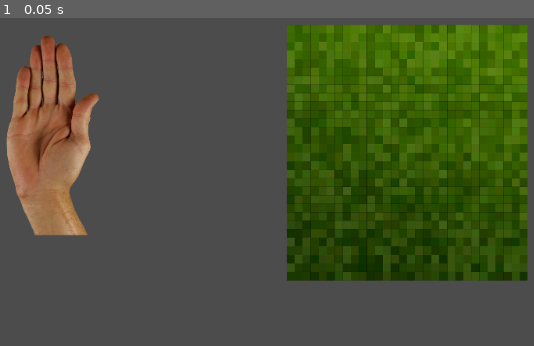
Above: before the commit, frame 1.
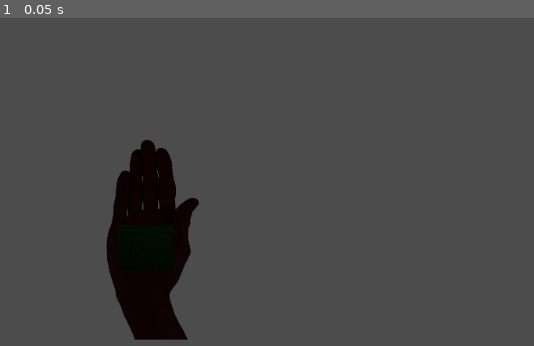
Above: after the commit, the same moment.

Repository: AGarciaNY/impossible_five_game_jam2023
Game: Godot game, scene res://Hand.tscn
Same seed, same stepped clock (60 frames per second), same inputs: the game is played once before the commit and once after it. Before the commit the project has no main scene; this scene is started directly in both runs.
Inputs:
- Up to frame 1 (0.05 s): no input

The runs differ from the first frame. In frame 1, 49% of the frame differs, in the area x 1-99%, y 2-99%.

Commit message:
added food assest and did some particles

Diff:
--- a/Hand.tscn
+++ b/Hand.tscn
@@ -1,54 +1,28 @@
-[gd_scene load_steps=9 format=2]
+[gd_scene load_steps=7 format=2]
 
 [ext_resource path="res://jam assets/art/dark-green.png" type="Texture" id=1]
 [ext_resource path="res://jam assets/art/hand.png" type="Texture" id=2]
 
-[sub_resource type="VisualShaderNodeColorConstant" id=1]
-constant = Color( 0.0566651, 0.100906, 0.654266, 1 )
-
-[sub_resource type="VisualShaderNodeScalarOp" id=4]
-
-[sub_resource type="VisualShader" id=2]
-code = "shader_type spatial;
-render_mode specular_schlick_ggx, async_visible;
-
-
-
-
-void vertex() {
-// Output:0
-
-}
-
-void fragment() {
-// Color:2
-	vec3 n_out2p0 = vec3(0.056665, 0.100906, 0.654266);
-	float n_out2p1 = 1.000000;
-
-// ScalarOp:3
-	float n_in3p1 = 0.00000;
-	float n_out3p0 = dot(n_out2p0, vec3(0.333333, 0.333333, 0.333333)) + n_in3p1;
-
-// Output:0
-	NORMAL = vec3(n_out3p0);
-
-}
-
-void light() {
-// Output:0
-
-}
-"
-graph_offset = Vector2( -222.491, 143.56 )
-nodes/fragment/2/node = SubResource( 1 )
-nodes/fragment/2/position = Vector2( 0, 300 )
-nodes/fragment/3/node = SubResource( 4 )
-nodes/fragment/3/position = Vector2( 180, 280 )
-nodes/fragment/connections = PoolIntArray( 2, 0, 3, 0, 3, 0, 0, 7 )
+[sub_resource type="Shader" id=7]
+code = "shader_type canvas_item;
+uniform vec3 tint;
+uniform vec4 modulate: hint_color;
+void fragment(){
+	COLOR = texture(SCREEN_TEXTURE, SCREEN_UV);
+	COLOR.rgb = vec3(COLOR.r + COLOR.g + COLOR.b) / 3.0;
+	COLOR.rgb = (COLOR.rgb + modulate.a) / 2.0;
+//}
+//shader_type canvas_item;
+//
+//render_mode blend_mix;
+//uniform vec4 modulate: hint_color;
+//
+//void fragment() {
+//	COLOR = vec4(texture(SCREEN_TEXTURE, SCREEN_UV).rgb + modulate.rgb / 2.0, texture(TEXTURE, UV).a * modulate.a);
+//}"
 
 [sub_resource type="ShaderMaterial" id=3]
-render_priority = 1
-shader = SubResource( 2 )
+shader = SubResource( 7 )
 
 [sub_resource type="Shader" id=5]
 
@@ -56,13 +30,17 @@
 shader = SubResource( 5 )
 
 [node name="Hand" type="Sprite"]
-modulate = Color( 0.952941, 0.92549, 0.92549, 1 )
+modulate = Color( 0.215686, 0.215686, 0.392157, 1 )
+self_modulate = Color( 0.372549, 0.101961, 0.101961, 1 )
 material = SubResource( 3 )
-position = Vector2( 284, 248 )
+position = Vector2( 412, 382 )
 scale = Vector2( 0.241146, 0.255859 )
 texture = ExtResource( 2 )
 
 [node name="Dark-green" type="Sprite" parent="."]
+modulate = Color( 0.388235, 0.913725, 0.121569, 1 )
+self_modulate = Color( 0.494118, 0.568627, 0.176471, 1 )
 material = SubResource( 6 )
-position = Vector2( 1890.97, 226.687 )
+position = Vector2( -29.0283, 179.787 )
+scale = Vector2( 0.224623, 0.178435 )
 texture = ExtResource( 1 )
--- /dev/null
+++ b/jam assets/Foods/Food_Nodes.tscn
@@ -0,0 +1,86 @@
+[gd_scene load_steps=14 format=2]
+
+[ext_resource path="res://Particles/kennych_tilestars.png" type="Texture" id=1]
+[ext_resource path="res://jam assets/Foods/Food_Assets/16_burger_dish.png" type="Texture" id=2]
+[ext_resource path="res://jam assets/sounds/Magic.wav" type="AudioStream" id=3]
+[ext_resource path="res://jam assets/Foods/Food_Assets/55_hotdog_sauce.png" type="Texture" id=4]
+
+[sub_resource type="CanvasItemMaterial" id=2]
+particles_animation = true
+particles_anim_h_frames = 1
+particles_anim_v_frames = 1
+particles_anim_loop = false
+
+[sub_resource type="Curve" id=9]
+min_value = -360.0
+max_value = 360.0
+_data = [ Vector2( 0, 30.2727 ), 0.0, 0.0, 0, 0, Vector2( 0.424615, 253.636 ), 0.0, 0.0, 0, 0 ]
+
+[sub_resource type="CurveTexture" id=10]
+curve = SubResource( 9 )
+
+[sub_resource type="Gradient" id=11]
+offsets = PoolRealArray( 0, 0.0057971, 0.0173913, 0.246377, 0.478261, 0.536232, 0.849275 )
+colors = PoolColorArray( 0, 0, 0, 1, 1, 1, 1, 1, 0.523224, 0.523224, 0.523224, 1, 0.342029, 0.342029, 0.342029, 1, 0.544482, 0.544482, 0.544482, 1, 0.514114, 0.514114, 0.514114, 1, 0.605217, 0.605217, 0.605217, 1 )
+
+[sub_resource type="GradientTexture" id=3]
+gradient = SubResource( 11 )
+
+[sub_resource type="Curve" id=6]
+_data = [ Vector2( 0.0769231, 0.631818 ), 0.0, 0.0, 0, 0, Vector2( 1, 0 ), 0.0, 0.0, 0, 0 ]
+
+[sub_resource type="CurveTexture" id=7]
+curve = SubResource( 6 )
+
+[sub_resource type="ParticlesMaterial" id=8]
+emission_shape = 2
+emission_box_extents = Vector3( 1, 1, 1 )
+flag_disable_z = true
+direction = Vector3( 0, -1, 0 )
+spread = 33.52
+gravity = Vector3( 0, 0, 0 )
+initial_velocity = 20.0
+orbit_velocity = 0.0
+orbit_velocity_random = 0.0
+damping = 18.88
+angle = -86.6
+angle_curve = SubResource( 10 )
+scale = 2.0
+scale_curve = SubResource( 7 )
+color = Color( 0.964706, 0.235294, 0.0784314, 1 )
+color_initial_ramp = SubResource( 3 )
+anim_speed = 10.0
+anim_speed_random = 1.0
+anim_offset_random = 1.0
+
+[sub_resource type="AnimatedTexture" id=1]
+
+[node name="Food_Nodes" type="Node2D"]
+
+[node name="Food Particle" type="Particles2D" parent="."]
+modulate = Color( 0.996078, 0.996078, 0.988235, 1 )
+show_behind_parent = true
+material = SubResource( 2 )
+position = Vector2( 451, 319 )
+amount = 100
+process_material = SubResource( 8 )
+texture = ExtResource( 1 )
+
+[node name="hamburger" type="Sprite" parent="."]
+position = Vector2( 449, 317 )
+scale = Vector2( 4.56183, 3.98725 )
+texture = ExtResource( 2 )
+normal_map = SubResource( 1 )
+region_enabled = true
+region_rect = Rect2( 0, 0, 30, 30 )
+
+[node name="magicBurgerSFX" type="AudioStreamPlayer2D" parent="hamburger"]
+position = Vector2( -98.4254, -79.5033 )
+scale = Vector2( 0.21921, 0.250799 )
+stream = ExtResource( 3 )
+autoplay = true
+
+[node name="55HotdogSauce" type="Sprite" parent="."]
+position = Vector2( 129, 338.375 )
+scale = Vector2( 4, 4.46094 )
+texture = ExtResource( 4 )
--- a/player/player.tscn
+++ b/player/player.tscn
@@ -5,5 +5,5 @@
 [node name="KinematicBody2D" type="KinematicBody2D"]
 
 [node name="Widemoore" type="Sprite" parent="."]
-position = Vector2( 664, 263 )
+position = Vector2( 514, 276 )
 texture = ExtResource( 1 )
--- a/project.godot
+++ b/project.godot
@@ -11,6 +11,7 @@
 [application]
 
 config/name="five"
+run/main_scene="res://jam assets/Foods/Food_Nodes.tscn"
 config/icon="res://icon.png"
 
 [gui]
Binary file added: Particles/kennych_tiles.png
Not shown, added: Particles/kennych_tiles.png.import
Binary file added: Particles/kennych_tilestars.png
Not shown, added: Particles/kennych_tilestars.png.import
Binary file added: jam assets/Foods/Food_Assets/01_dish.png
Not shown, added: jam assets/Foods/Food_Assets/01_dish.png.import
Binary file added: jam assets/Foods/Food_Assets/02_dish_2.png
Not shown, added: jam assets/Foods/Food_Assets/02_dish_2.png.import
Binary file added: jam assets/Foods/Food_Assets/03_dish_pile.png
Not shown, added: jam assets/Foods/Food_Assets/03_dish_pile.png.import
Binary file added: jam assets/Foods/Food_Assets/04_bowl.png
Not shown, added: jam assets/Foods/Food_Assets/04_bowl.png.import
(and 196 more such lines)
